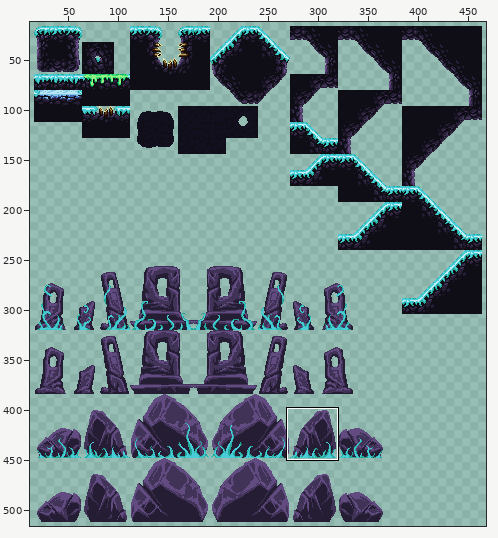
Edited in one commit: pixel-art file (Assets/Maps/Tiletsets/akubi_tileset_1.aseprite). Above: a wide view before the commit, with the close-up outlined.
Close-up. Before:
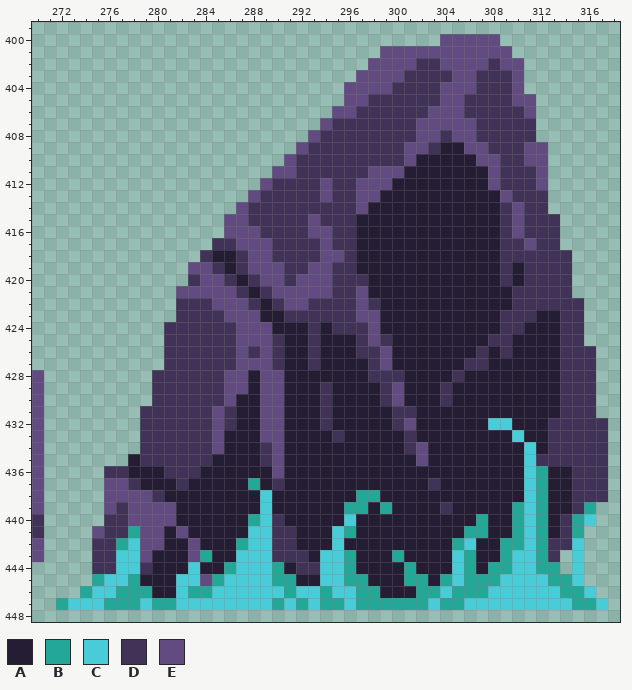
496x544 pixels, 1 frame. Shown: x 270..318, y 399..448. The old version is drawn lined up with the new one, on the new canvas. The wide view leaves out empty margins. The commit also changed other parts of the picture, which this record leaves out.
Visible layers, top first: "Lighting" soft light, "Shadow" opacity 47% colour burn, "Grassy Tilemap", "Shrines", "Rocks".
Palette (. is transparent): A #241d34  B #23a797  C #48ccd7  D #413357  E #614b80
Pixels before (only the part around the change), first column x 277:
407 .................EDD
408 ................EDDD
409 ...............EDDDD
410 ..............EDDDDD
411 .............EEDDDDD
412 ............EDDDDEDD
413 ...........EDDDDDEDD
414 ..........EDDDDDDDDD
415 .........EEDDDDDEDDD
416 .........EEEDDDDEEDD
417 ........DDEEEDDDDEDD
418 .......DAADEEDDDDEED
419 ......EEDADEEEDDEEDD
420 ......DEEDADEEDEEEDD
421 .....EEEEEDADEEEEEDD
422 .....DDDEEEDADEEDDDD
423 .....DDDDEEEAADDDDDD
424 ....DDDDDDEEEAAADADD
425 ....DDDDDDEEEDAADAAA
426 ....DDDDDDEDEDAADAAA
427 ....DDDDDDEEEDAADAAA
428 ...DDDDDDEEAEEAAAAAA
429 ...DDDDDDEEAEEAAADAA
430 ...DDDDDDEAAEEAAADAA
Once edited:
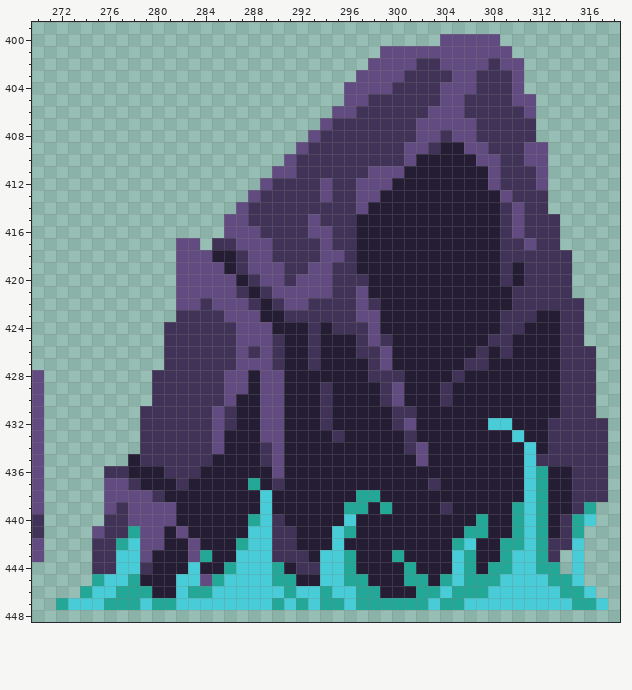
What changed:
canvas 496x544 -> 656x544
The edit adds colour E in rows 417 to 418 at x 282 to 283; in rows 419 to 420 at x 282.
Colour D gives way to colour E in row 418 at x 284; in row 419 at x 285; in row 420 at x 283 and 286; in row 422 at x 282 to 283.
Where, in picture pixels (left, top, right, bottom), the same in both close-ups:
changed: (176, 238, 236, 310)
